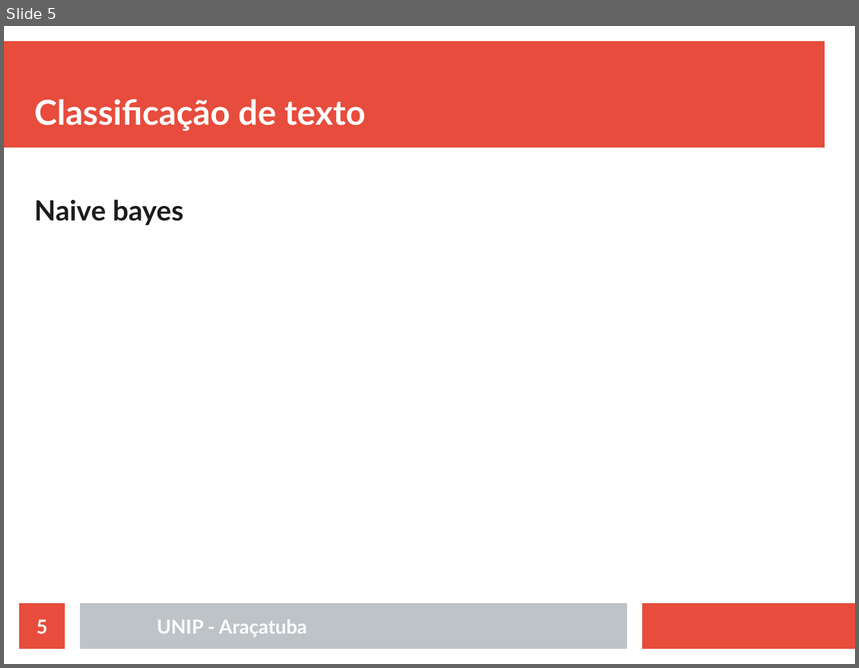
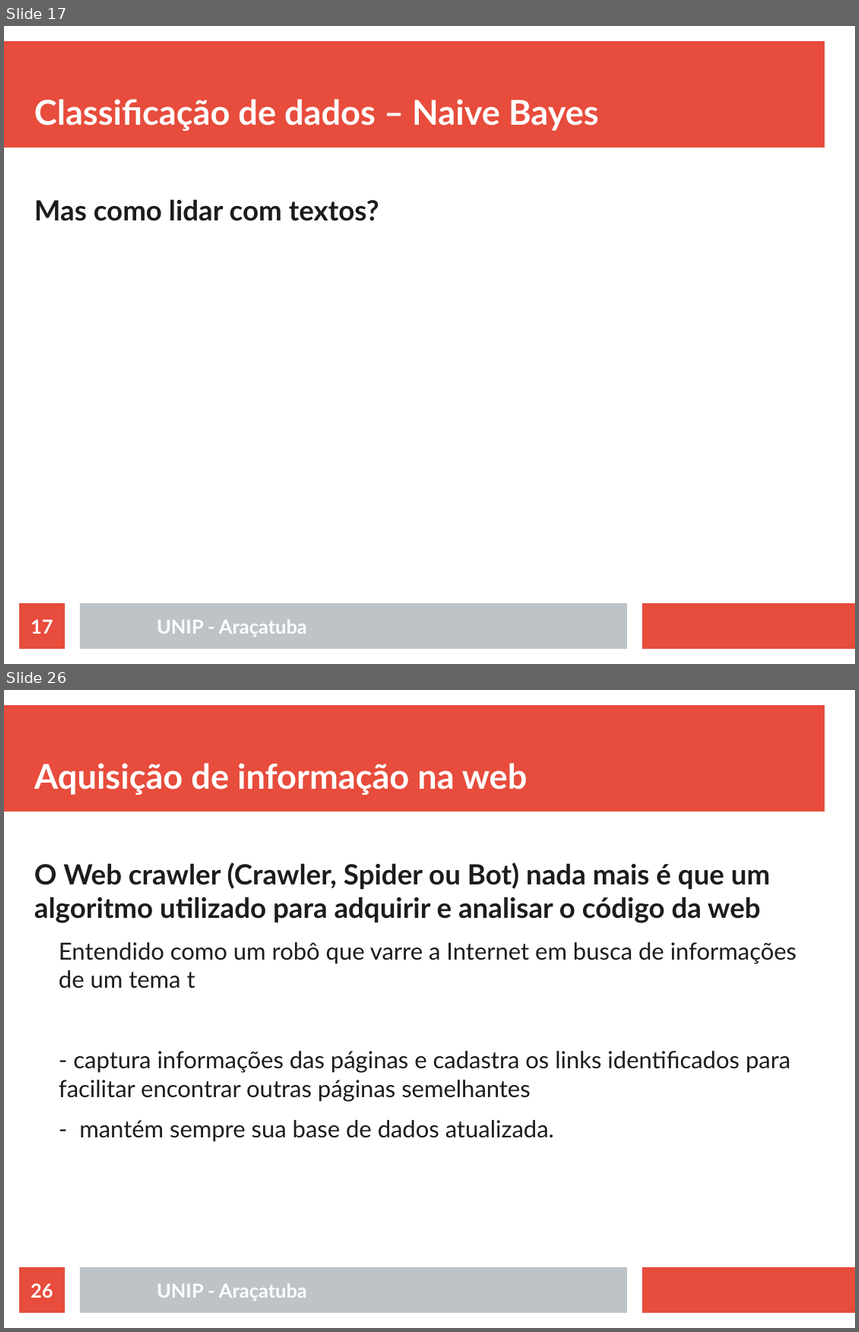
Before and after one commit to rafaelstojoao/pos-unip, a slide deck: [2020][modulo][Processamento_Linguagem_Natural]/[aula]02[classificacao].odp. Shown one above the other, each under a label of ours: slide 5 before the commit, slides 17 and 26 after it; the slides between them are not shown. The pictures are 859x668 and 859x1332 pixels, drawn with LibreOffice and Linux fonts; fonts in the diff are those of the drawing. Boxes give left, top, right and bottom in pixels: in the first picture for what was removed or moved away, otherwise in the second. Text is boxed around its words. In the diff, an @@ line names an element or a change of style, - is before the commit and + after.

```diff
--- a/[2020][modulo][Processamento_Linguagem_Natural]/[aula]02[classificacao].odp
+++ b/[2020][modulo][Processamento_Linguagem_Natural]/[aula]02[classificacao].odp
@@ slide 26 added at (x1=4, y1=690, x2=855, y2=1328), background #FFFFFF; not listed: 3 template elements that a slide beside it also shows @@
@@ title added at (x1=34, y1=763, x2=528, y2=795), 32 pt, text #FFFFFF, bold @@
+Aquisição de informação na web
@@ text added at (x1=34, y1=863, x2=797, y2=1142), 22 pt, text #1C1C1C @@
+O Web crawler (Crawler, Spider ou Bot) nada mais é que um algoritmo utilizado para adquirir e analisar o código da web
+  Entendido como um robô que varre a Internet em busca de informações de um tema t
+  - captura informações das páginas e cadastra os links identificados para facilitar encontrar outras páginas semelhantes
+  - mantém sempre sua base de dados atualizada.
@@ page number added at (x1=19, y1=1268, x2=65, y2=1313), fill #E74C3C, 18 pt, text #FFFFFF, bold @@
+26
@@ text added at (x1=157, y1=1284, x2=307, y2=1301), 18 pt, text #FFFFFF, bold @@
+UNIP - Araçatuba
@@ what was slide 5 is now slide 17 @@
@@ slide 17 changed as well @@
@@ title at (x1=34, y1=99, x2=599, y2=131): text changed @@
-Classificação de texto
+Classificação de dados – Naive Bayes
@@ text at (x1=34, y1=199, x2=379, y2=221): text changed @@
-Naive bayes
+Mas como lidar com textos?
@@ page number at (x1=31, y1=620, x2=53, y2=634): text changed @@
-5
+17
```
Also in this commit, not shown: 2 other slides changed, 24 other slides added, 4 slides removed, 46 other files.
